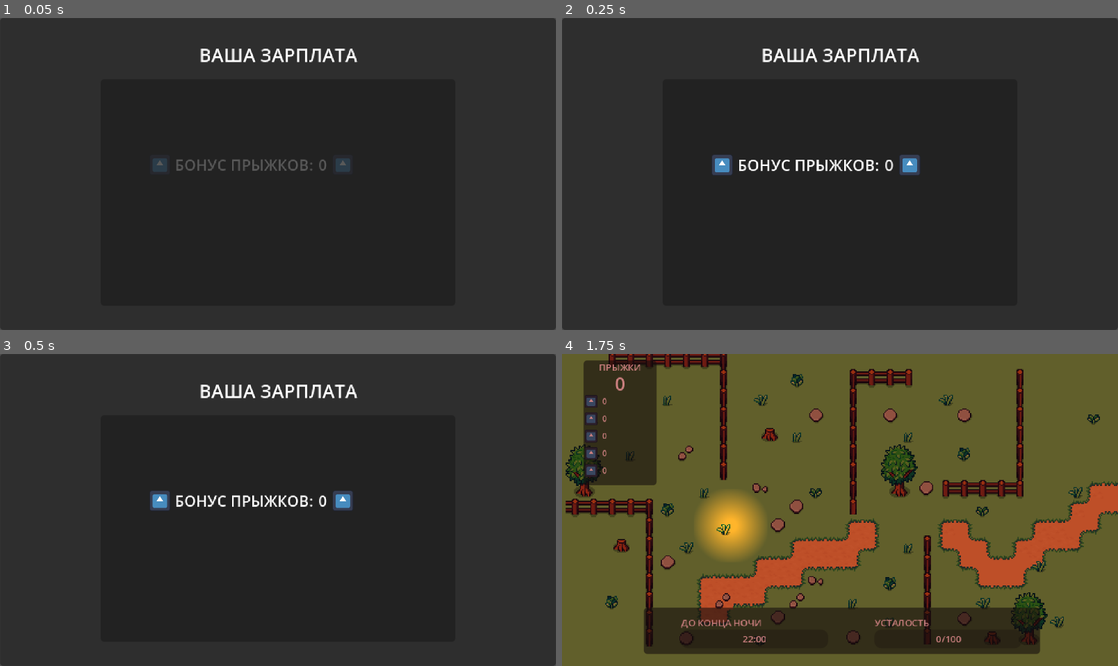
Above: before the commit, frames 1-4 (two rows, left to right).
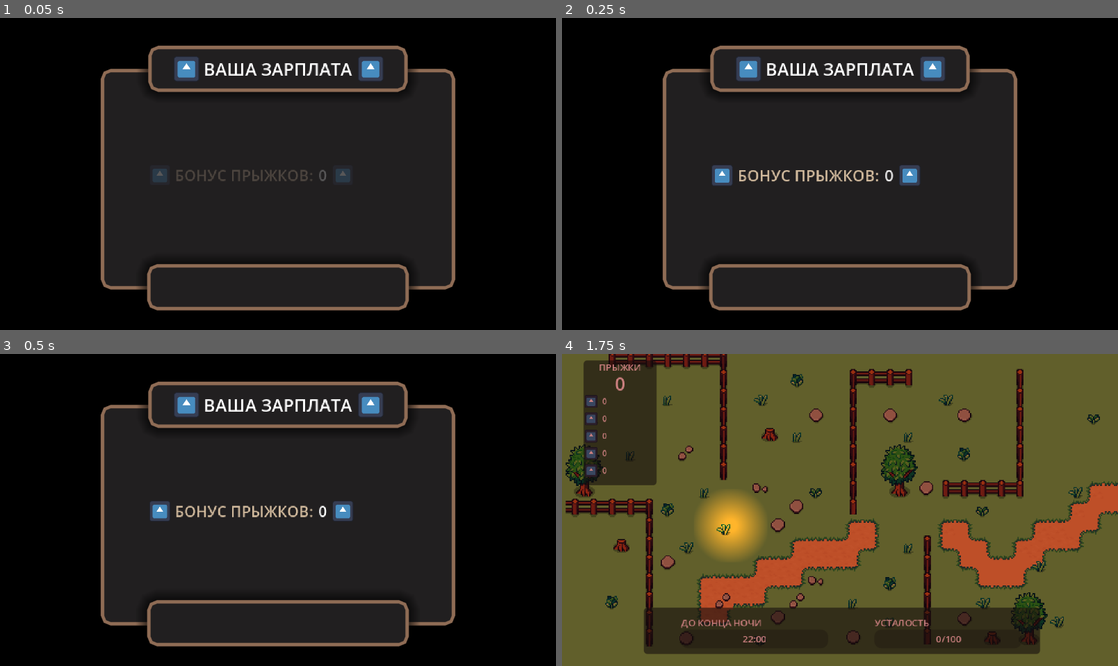
Above: after the commit, the same moments.

Repository: kandlash/Count-The-Sheep
Game: Godot game, scene res://scenes/money_count.tscn
Two runs of this game, one before a commit and one after it. Both use one fixed random seed, a clock stepped at 60 frames per second and the inputs below. This scene is started directly instead of the project's main scene. The engine's default icon, where the game draws it, is replaced by a stand-in: a white triangle on a blue panel in a dark square. Sound files missing from this copy of the repository are replaced by a short silence.
Inputs (mouse positions are in pixels of both pictures, inside the frame that each line leads up to):
- Up to frame 1 (0.05 s): no input
- Up to frame 2 (0.25 s): no input
- Up to frame 3 (0.5 s): no input
- Up to frame 4 (1.75 s): tap Enter (ui_accept) at 0.5, 0.77, 1.52 s; move the mouse to (962, 494) at 0.52 s; click (962, 494) at 0.67 s; move the mouse to (728, 525) at 1.27 s; click (728, 525) at 1.42 s

The runs differ from the first frame. In frame 1, 55% of the frame differs, in the area x 0-100%, y 0-100%; in frame 2, 55%; in frame 3, 55%; in frame 4, nothing differs.

Commit message:
ui money count

Diff:
--- a/scenes/money_count.tscn
+++ b/scenes/money_count.tscn
@@ -3,14 +3,44 @@
 [ext_resource type="Script" uid="uid://cflrdcsxowdni" path="res://scripts/money_count.gd" id="1_iaony"]
 [ext_resource type="Texture2D" uid="uid://d1v0oxc03b7es" path="res://icon.svg" id="2_gq3fm"]
 
+[sub_resource type="StyleBoxFlat" id="StyleBoxFlat_gq3fm"]
+bg_color = Color(0, 0, 0, 1)
+
+[sub_resource type="Theme" id="Theme_0j7l4"]
+Panel/styles/panel = SubResource("StyleBoxFlat_gq3fm")
+
+[sub_resource type="StyleBoxFlat" id="StyleBoxFlat_7s07o"]
+bg_color = Color(0.12941177, 0.12156863, 0.1254902, 1)
+border_width_left = 3
+border_width_top = 3
+border_width_right = 3
+border_width_bottom = 3
+border_color = Color(0.56078434, 0.42352942, 0.33333334, 1)
+corner_radius_top_left = 8
+corner_radius_top_right = 8
+corner_radius_bottom_right = 8
+corner_radius_bottom_left = 8
+corner_detail = 2
+shadow_size = 10
+
+[sub_resource type="Theme" id="Theme_46pkb"]
+Panel/styles/panel = SubResource("StyleBoxFlat_7s07o")
+
 [sub_resource type="LabelSettings" id="LabelSettings_vlaoy"]
 font_size = 13
+font_color = Color(0.8156863, 0.7254902, 0.6117647, 1)
+
+[sub_resource type="LabelSettings" id="LabelSettings_yoy78"]
+font_size = 13
 
 [sub_resource type="LabelSettings" id="LabelSettings_iaony"]
 font_size = 18
 
 [sub_resource type="LabelSettings" id="LabelSettings_gq3fm"]
 font_size = 18
+
+[sub_resource type="LabelSettings" id="LabelSettings_46pkb"]
+font_size = 15
 
 [node name="money_count" type="CanvasLayer" unique_id=966901064]
 script = ExtResource("1_iaony")
@@ -30,6 +60,7 @@
 anchor_bottom = 1.0
 grow_horizontal = 2
 grow_vertical = 2
+theme = SubResource("Theme_0j7l4")
 
 [node name="Panel2" type="Panel" parent="Control" unique_id=1338438363]
 layout_mode = 1
@@ -39,18 +70,19 @@
 anchor_right = 0.5
 anchor_bottom = 0.5
 offset_left = -153.0
-offset_top = -82.0
+offset_top = -91.0
 offset_right = 153.0
-offset_bottom = 114.0
-grow_horizontal = 2
-grow_vertical = 2
+offset_bottom = 100.0
+grow_horizontal = 2
+grow_vertical = 2
+theme = SubResource("Theme_46pkb")
 
 [node name="VBoxContainer" type="VBoxContainer" parent="Control/Panel2" unique_id=2078261866]
 layout_mode = 1
 offset_left = 42.0
-offset_top = 10.0
+offset_top = 28.0
 offset_right = 346.0
-offset_bottom = 138.0
+offset_bottom = 156.0
 alignment = 1
 
 [node name="jump_container" type="HBoxContainer" parent="Control/Panel2/VBoxContainer" unique_id=1754175732]
@@ -184,53 +216,96 @@
 [node name="legendary_label" type="Label" parent="Control/Panel2/VBoxContainer/legendary_container" unique_id=1213265033]
 layout_mode = 2
 text = "0"
-label_settings = SubResource("LabelSettings_vlaoy")
+label_settings = SubResource("LabelSettings_yoy78")
 
 [node name="TextureRect2" type="TextureRect" parent="Control/Panel2/VBoxContainer/legendary_container" unique_id=1727506536]
 layout_mode = 2
 texture = ExtResource("2_gq3fm")
 expand_mode = 2
 
-[node name="result_container" type="HBoxContainer" parent="Control/Panel2" unique_id=1435053402]
+[node name="Panel" type="Panel" parent="Control/Panel2" unique_id=363207188]
+layout_mode = 1
+anchors_preset = 7
+anchor_left = 0.5
+anchor_top = 1.0
+anchor_right = 0.5
+anchor_bottom = 1.0
+offset_left = -113.0
+offset_top = -22.0
+offset_right = 113.0
+offset_bottom = 18.0
+grow_horizontal = 2
+grow_vertical = 0
+
+[node name="result_container" type="HBoxContainer" parent="Control/Panel2/Panel" unique_id=1435053402]
 layout_mode = 1
 anchors_preset = 8
 anchor_left = 0.5
 anchor_top = 0.5
 anchor_right = 0.5
 anchor_bottom = 0.5
-offset_left = -41.5
-offset_top = 52.0
-offset_right = 41.5
-offset_bottom = 78.0
-grow_horizontal = 2
-grow_vertical = 2
-
-[node name="Label" type="Label" parent="Control/Panel2/result_container" unique_id=832334380]
+offset_left = -56.5
+offset_top = -13.0
+offset_right = 56.5
+offset_bottom = 13.0
+grow_horizontal = 2
+grow_vertical = 2
+
+[node name="Label" type="Label" parent="Control/Panel2/Panel/result_container" unique_id=832334380]
 layout_mode = 2
 text = "ИТОГО:"
 label_settings = SubResource("LabelSettings_iaony")
 
-[node name="result_label" type="Label" parent="Control/Panel2/result_container" unique_id=1889030765]
+[node name="result_label" type="Label" parent="Control/Panel2/Panel/result_container" unique_id=1889030765]
 layout_mode = 2
 text = "0"
 label_settings = SubResource("LabelSettings_gq3fm")
 
-[node name="TextureRect2" type="TextureRect" parent="Control/Panel2/result_container" unique_id=134537208]
-layout_mode = 2
-texture = ExtResource("2_gq3fm")
-expand_mode = 2
-
-[node name="Label" type="Label" parent="Control" unique_id=805258904]
+[node name="TextureRect2" type="TextureRect" parent="Control/Panel2/Panel/result_container" unique_id=134537208]
+layout_mode = 2
+texture = ExtResource("2_gq3fm")
+expand_mode = 2
+
+[node name="Panel3" type="Panel" parent="Control" unique_id=1421320829]
 layout_mode = 1
 anchors_preset = 8
 anchor_left = 0.5
 anchor_top = 0.5
 anchor_right = 0.5
 anchor_bottom = 0.5
-offset_left = -20.0
-offset_top = -115.0
-offset_right = 20.0
-offset_bottom = -92.0
-grow_horizontal = 2
-grow_vertical = 2
+offset_left = -112.0
+offset_top = -111.0
+offset_right = 112.0
+offset_bottom = -71.0
+grow_horizontal = 2
+grow_vertical = 2
+theme = SubResource("Theme_46pkb")
+
+[node name="HBoxContainer" type="HBoxContainer" parent="Control/Panel3" unique_id=1876253803]
+layout_mode = 1
+anchors_preset = 8
+anchor_left = 0.5
+anchor_top = 0.5
+anchor_right = 0.5
+anchor_bottom = 0.5
+offset_left = -90.5
+offset_top = -11.0
+offset_right = 90.5
+offset_bottom = 11.0
+grow_horizontal = 2
+grow_vertical = 2
+
+[node name="TextureRect3" type="TextureRect" parent="Control/Panel3/HBoxContainer" unique_id=731686389]
+layout_mode = 2
+texture = ExtResource("2_gq3fm")
+expand_mode = 2
+
+[node name="Label" type="Label" parent="Control/Panel3/HBoxContainer" unique_id=805258904]
+layout_mode = 2
 text = "ВАША ЗАРПЛАТА"
+label_settings = SubResource("LabelSettings_46pkb")
+
+[node name="TextureRect2" type="TextureRect" parent="Control/Panel3/HBoxContainer" unique_id=1012318002]
+layout_mode = 2
+texture = ExtResource("2_gq3fm")
+expand_mode = 2
--- a/scripts/money_count.gd
+++ b/scripts/money_count.gd
@@ -7,7 +7,7 @@
 @onready var rare_container: HBoxContainer = $Control/Panel2/VBoxContainer/rare_container
 @onready var epic_container: HBoxContainer = $Control/Panel2/VBoxContainer/epic_container
 @onready var legendary_container: HBoxContainer = $Control/Panel2/VBoxContainer/legendary_container
-@onready var result_container: HBoxContainer = $Control/Panel2/result_container
+@onready var result_container: HBoxContainer = $Control/Panel2/Panel/result_container
 
 @onready var jump_label: Label = $Control/Panel2/VBoxContainer/jump_container/jump_label
 @onready var common_label: Label = $Control/Panel2/VBoxContainer/comon_container/common_label
@@ -15,7 +15,7 @@
 @onready var rare_label: Label = $Control/Panel2/VBoxContainer/rare_container/rare_label
 @onready var epic_label: Label = $Control/Panel2/VBoxContainer/epic_container/epic_label
 @onready var legendary_label: Label = $Control/Panel2/VBoxContainer/legendary_container/legendary_label
-@onready var result_label: Label = $Control/Panel2/result_container/result_label
+@onready var result_label: Label = $Control/Panel2/Panel/result_container/result_label
 
 # 💰 награды
 var rewards := {
Not shown: 5 places in scenes/money_count.tscn that only renumber resources
